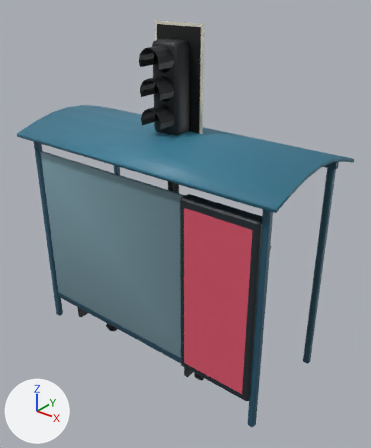
The glTF model public/models/street/mobiliario.glb, before and after one commit.
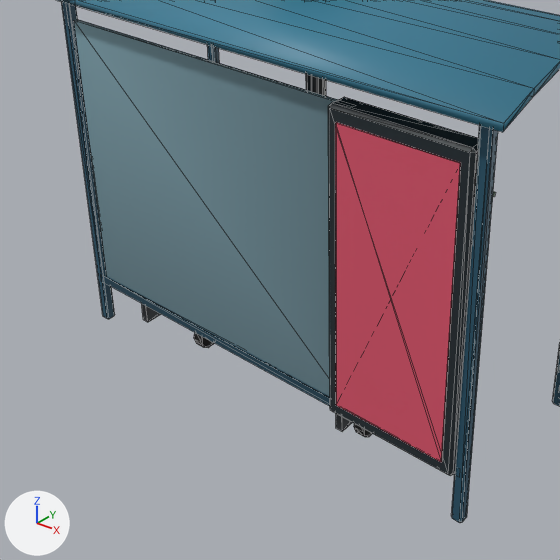
Each version is shown whole from a 50 mm lens placed at (3.35, -3.97, 4.08), pointed at (0.16, 0.01, 1.61), then close up on the part from 0% to 83% of the width and 31% to 100% of the height. Arrows for +X, +Y and +Z are at lower left; the lights stay in place. The older version's two pictures come first. The close-ups show mesh edges as thin lines.

In view in the first close-up: 'refugio' and 2 more.
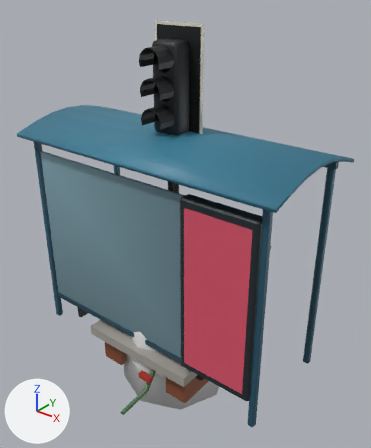
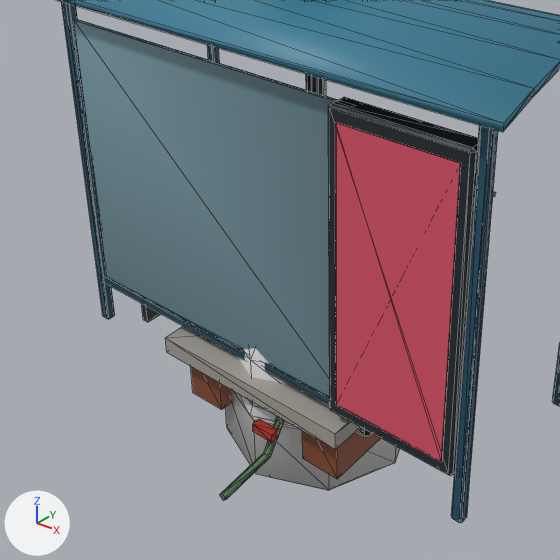
Commit message: Blender: tanques de agua de los techos con su base

Pixel boxes (x1, y1, x2, y2) of what changed, in the close-ups (560 x 560 px):
'tanque_base', added
    after: (165, 326, 381, 501)
'tanque', added
    after: (225, 348, 400, 490)

What changed in the scene script:
```text
Add mat_defaultmaterial_004:
    mat_defaultmaterial_004 = bpy.data.materials.new('DefaultMaterial.004')
    mat_defaultmaterial_004.use_nodes = True; mat_defaultmaterial_004.node_tree.nodes.clear()
    _N = mat_defaultmaterial_004.node_tree.nodes; _L = mat_defaultmaterial_004.node_tree.links
    n0 = _N.new('ShaderNodeOutputMaterial'); n0.name = 'Material Output'
    n1 = _N.new('ShaderNodeBsdfPrincipled'); n1.name = 'Principled BSDF'
    n2 = _N.new('ShaderNodeVertexColor'); n2.name = 'Color Attribute'
    _L.new(n1.outputs[0], n0.inputs[0])  # 'BSDF' to 'Surface'
    _L.new(n2.outputs[0], n1.inputs[0])  # 'Color' to 'Base Color'
Add mat_defaultmaterial_003:
    mat_defaultmaterial_003 = bpy.data.materials.new('DefaultMaterial.003')
    mat_defaultmaterial_003.use_nodes = True; mat_defaultmaterial_003.node_tree.nodes.clear()
    _N = mat_defaultmaterial_003.node_tree.nodes; _L = mat_defaultmaterial_003.node_tree.links
    n0 = _N.new('ShaderNodeOutputMaterial'); n0.name = 'Material Output'
    n1 = _N.new('ShaderNodeBsdfPrincipled'); n1.name = 'Principled BSDF'
    n2 = _N.new('ShaderNodeVertexColor'); n2.name = 'Color Attribute'
    _L.new(n1.outputs[0], n0.inputs[0])  # 'BSDF' to 'Surface'
    _L.new(n2.outputs[0], n1.inputs[0])  # 'Color' to 'Base Color'
Add me_tanque_base:
    me_tanque_base.from_pydata(...)  # 44 vertices, 64 faces; spans x -0.72..0.72, y -1.15..0.72, z -0.27..0.27
    me_tanque_base.materials.append(mat_defaultmaterial_004)
Add me_tanque:
    me_tanque.from_pydata(...)  # 64 vertices, 118 faces; spans x -0.69..0.69, y -0.69..0.69, z -0.7..0.71
    me_tanque.materials.append(mat_defaultmaterial_003)
Add ob_tanque_base:
    ob_tanque_base = bpy.data.objects.new('tanque_base', me_tanque_base)
    ob_tanque_base.location = (0.0, 0.0, 0.0)
Add ob_tanque:
    ob_tanque = bpy.data.objects.new('tanque', me_tanque)
    ob_tanque.location = (0.0, 0.0, 0.0)
```
